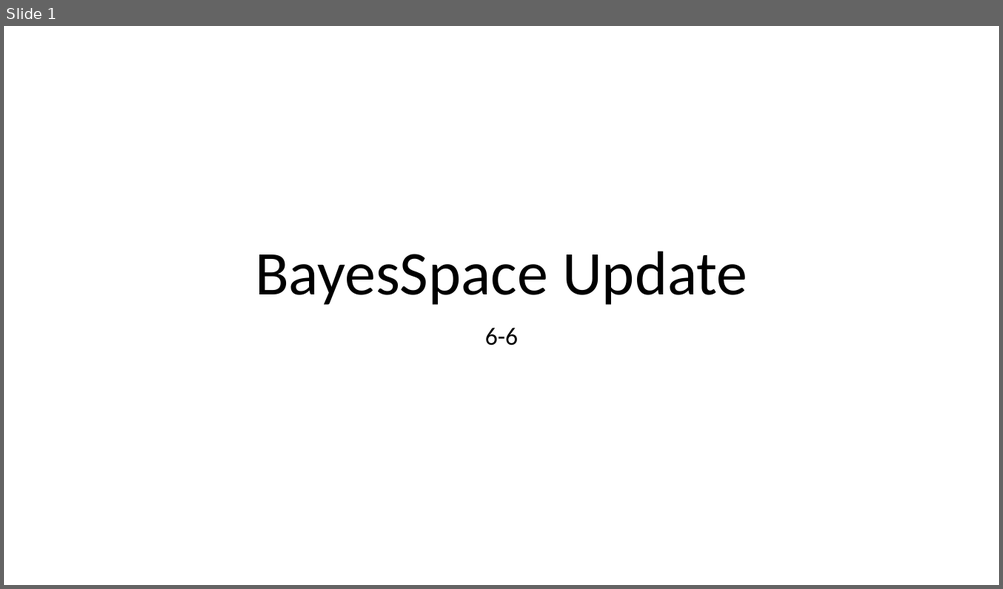
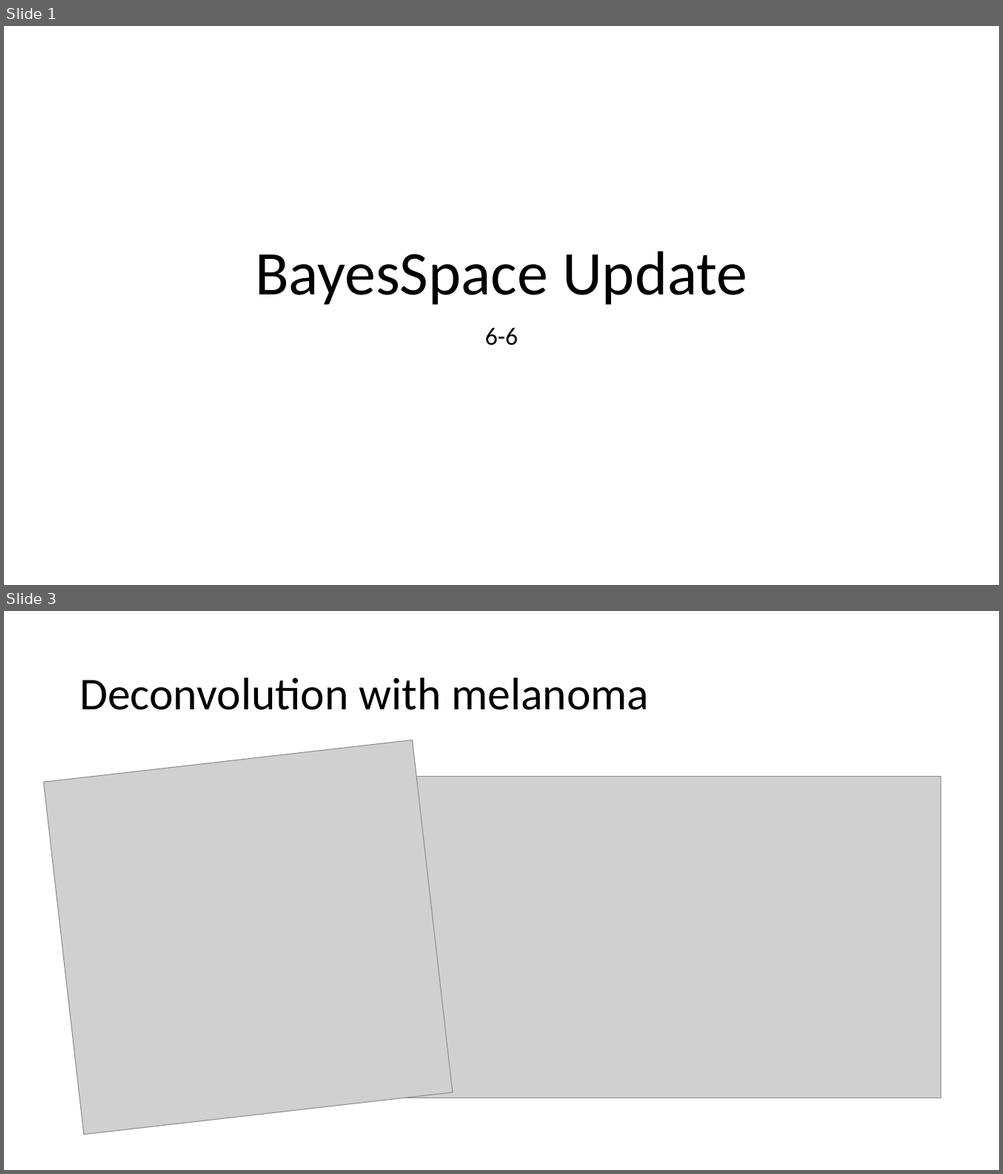
Before and after one commit to edward130603/BayesSpace, a slide deck: output/slides/slides_6-6.pptx. Shown one above the other, each under a label of ours: slide 1 before the commit, slides 1 and 3 after it; the slides between them are not shown. The pictures are 1003x589 and 1003x1174 pixels, drawn with LibreOffice and Linux fonts; fonts in the diff are those of the drawing; grey boxes stand for pictures. Boxes give left, top, right and bottom in pixels: in the first picture for what was removed or moved away, otherwise in the second. Text is boxed around its words. In the diff, an @@ line names an element or a change of style, - is before the commit and + after.

Commit message:
add prior tuning parameter for deconvolution Y jittering

```diff
--- a/output/slides/slides_6-6.pptx
+++ b/output/slides/slides_6-6.pptx
@@ slide 3 added at <box>4,611,999,1170</box>, background #FFFFFF @@
@@ title added at <box>79,678,649,710</box>, 44 pt, text #000000 @@
+Deconvolution with melanoma
@@ picture added at <box>43,741,452,1135</box> @@
@@ picture added at <box>379,776,940,1098</box> @@
```
Also in this commit, not shown: 1 slide changed, 3 other slides added, 2 slides removed, 4 other files.
